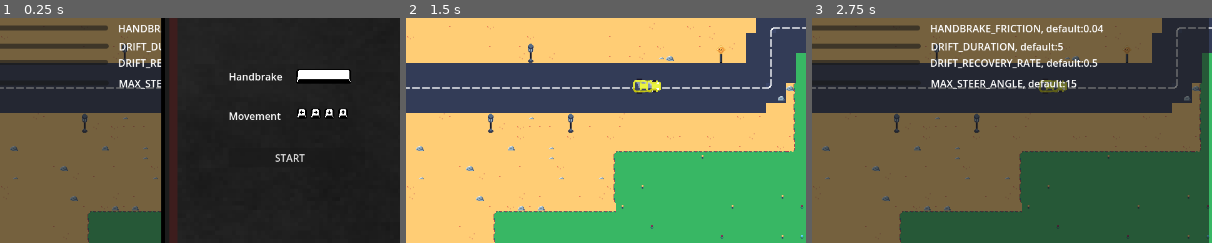
Above: before the commit, frames 1-3 (left to right).
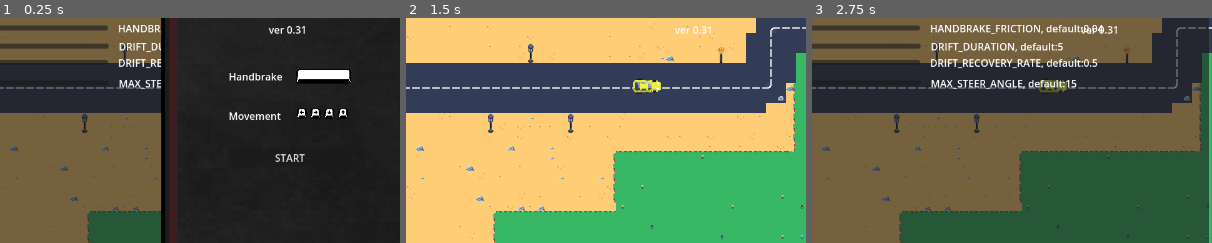
Above: after the commit, the same moments.

Repository: pgawle/driveoutnazis
Game: Godot game, scene res://drive_out_nazis.tscn
Same seed, same stepped clock (60 frames per second), same inputs: the game is played once before the commit and once after it.
Inputs:
- Up to frame 1 (0.25 s): no input
- Up to frame 2 (1.5 s): click "START" at 0.5 s; click "Hide Settings" at 1.25 s
- Up to frame 3 (2.75 s): click "Show Settings" at 2 s
The pictures show only the part of the screen within x 14-64%, y 28-78%; the shares and areas given below are measured in that part.

The runs differ from the first frame. In frame 1, 0.2% of the frame differs, in the area x 67-77%, y 3-8%; in frame 2, 0.2%; in frame 3, 0.1%.

Commit message:
version display + new build

Diff:
--- a/drive_out_nazis.tscn
+++ b/drive_out_nazis.tscn
@@ -747,4 +747,11 @@
 anchor_bottom = 0.5
 size_flags_horizontal = 4
 
+[node name="Label" type="Label" parent="CanvasLayer"]
+offset_left = 606.0
+offset_top = 207.0
+offset_right = 667.0
+offset_bottom = 230.0
+text = "ver 0.31"
+
 [connection signal="draw_mark" from="PlayerCar" to="DrawPlain" method="_on_player_car_draw_mark"]
Not shown, changed: Build/ver0.3/index.html
Not shown, changed: Build/ver0.3/index.js
Not shown, changed: Build/ver0.3/index.pck
Not shown, changed: Build/ver0.3/index.wasm
